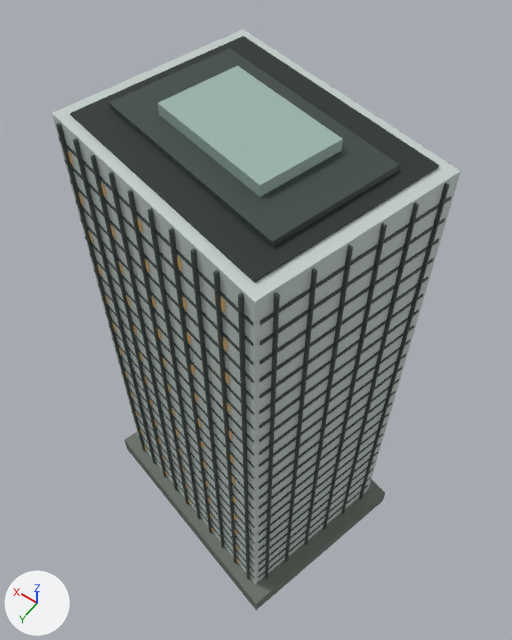
One commit to the Blender file landmarks/assets/hisense-south.blend: the scene before it, then after it.
Both versions are drawn from a camera (50 mm lens) standing at (-69.7, 92.7, 254.8) and looking at (6.2, -13.5, 88.0). The lights are fixed; the arrows at lower left show +X, +Y and +Z. The picture after the commit comes second.

In view in the first picture: 'crown_box', 'crown_box.001', 'envelope', 'fins', 'floor_bands', 'night_windows', 'podium', 'roof_deck'.
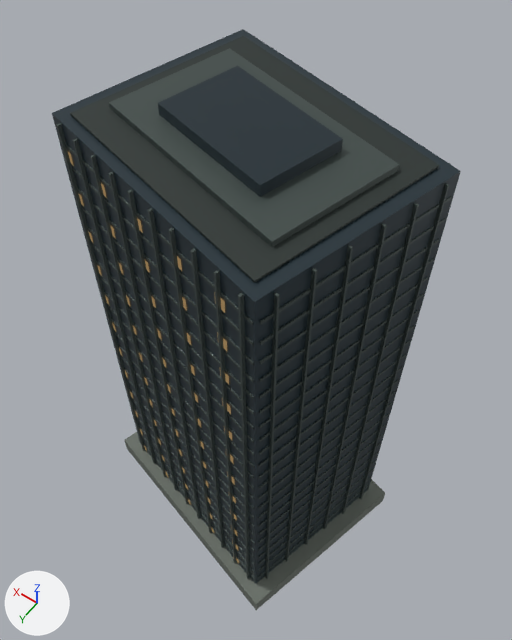
Where the change shows, as pixel boxes [x1, y1, x2, y2] in the pictures (512 x 640 px):
'envelope', recoloured (darker): [52, 29, 461, 584] in both
'crown_box.001', recoloured (grey to dark blue): [158, 66, 343, 197] in both

The change, as a list of edits to the scene's bpy script:
```text
Change mat_glass:
    mat_glass.base_color: (0.558, 0.631, 0.604) -> (0.0176, 0.0343, 0.0452)  # light grey #c5d0cc -> dark blue #24343c
Change mat_glass_alt:
    mat_glass_alt.base_color: (0.342, 0.468, 0.434) -> (0.0116, 0.0252, 0.0343)  # grey #9eb6b0 -> dark blue #1c2c34
```
